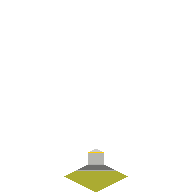
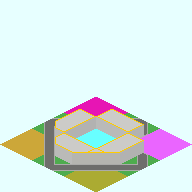
The second 192×192 image is a revision of the first. Changes to its layers:
added layer "Road_S" in group "Road_St" over [32, 133, 96, 176]
added layer "Road_W" in group "Road_St" over [32, 109, 96, 144]
added layer "Road_E" in group "Road_St" over [96, 133, 160, 176]
added layer "Road_AdW" in group "Road_St" over [0, 126, 64, 160]
added layer "Road_N" in group "Road_St" over [96, 109, 160, 144]
added layer "Base_Plate_3x3.png" over [0, 0, 192, 192]
